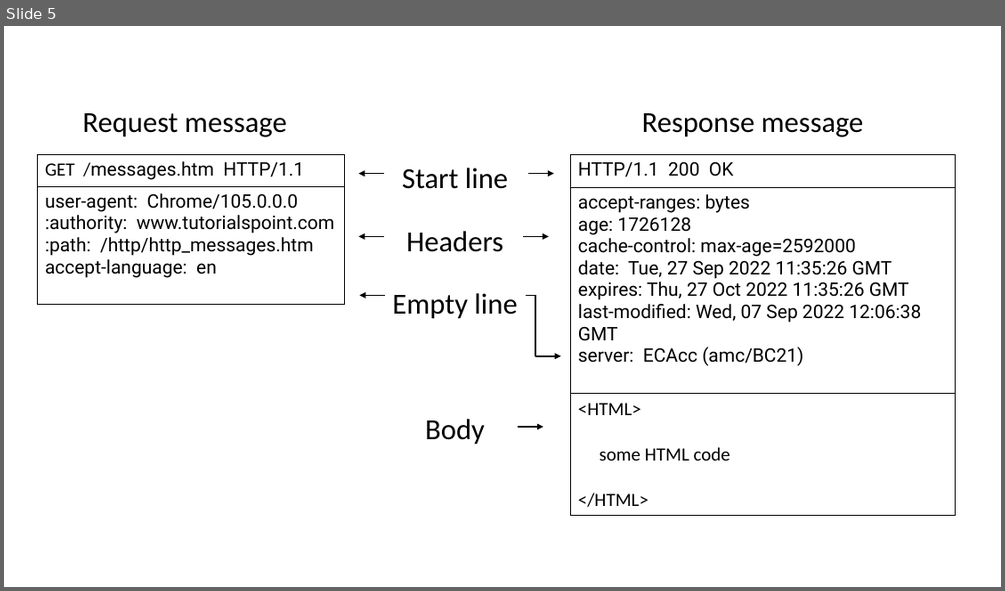
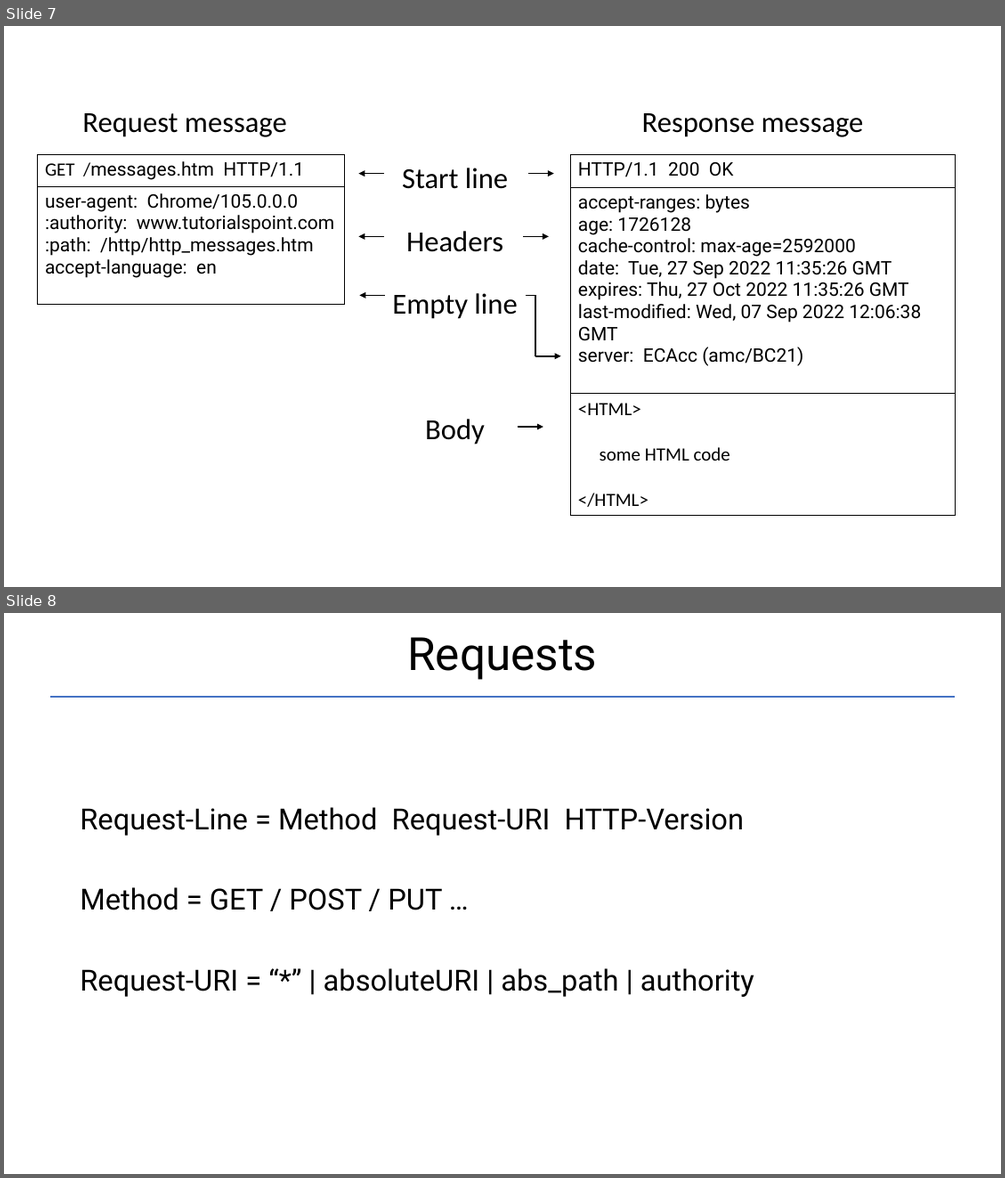
Before and after one commit to Garnik94/Levelup_presentations, a slide deck: Http/Http_presentation.pptx. Shown one above the other, each under a label of ours: slide 5 before the commit, slides 7 and 8 after it. The pictures are 1005x591 and 1005x1178 pixels, drawn with LibreOffice and Linux fonts; fonts in the diff are those of the drawing. Boxes give left, top, right and bottom in pixels: in the first picture for what was removed or moved away, otherwise in the second. Text is boxed around its words. In the diff, an @@ line names an element or a change of style, - is before the commit and + after.

```diff
--- a/Http/Http_presentation.pptx
+++ b/Http/Http_presentation.pptx
@@ slide 8 added at <box>4,613,1001,1174</box>, background #FFFFFF @@
@@ title added at <box>407,637,597,680</box>, 44 pt, text #000000 @@
+Requests
@@ line added from (50, 697) to (955, 697), #4472C4 1.5 pt @@
@@ text added at <box>80,807,754,997</box>, 28 pt, text #000000 @@
+Request-Line = Method Request-URI HTTP-Version
+Method = GET / POST / PUT …
+Request-URI = “*” | absoluteURI | abs_path | authority
@@ what was slide 5 is now slide 7 @@
```
Also in this commit, not shown: 2 slides changed, 4 other slides added, 1 slide removed, 2 other files.
